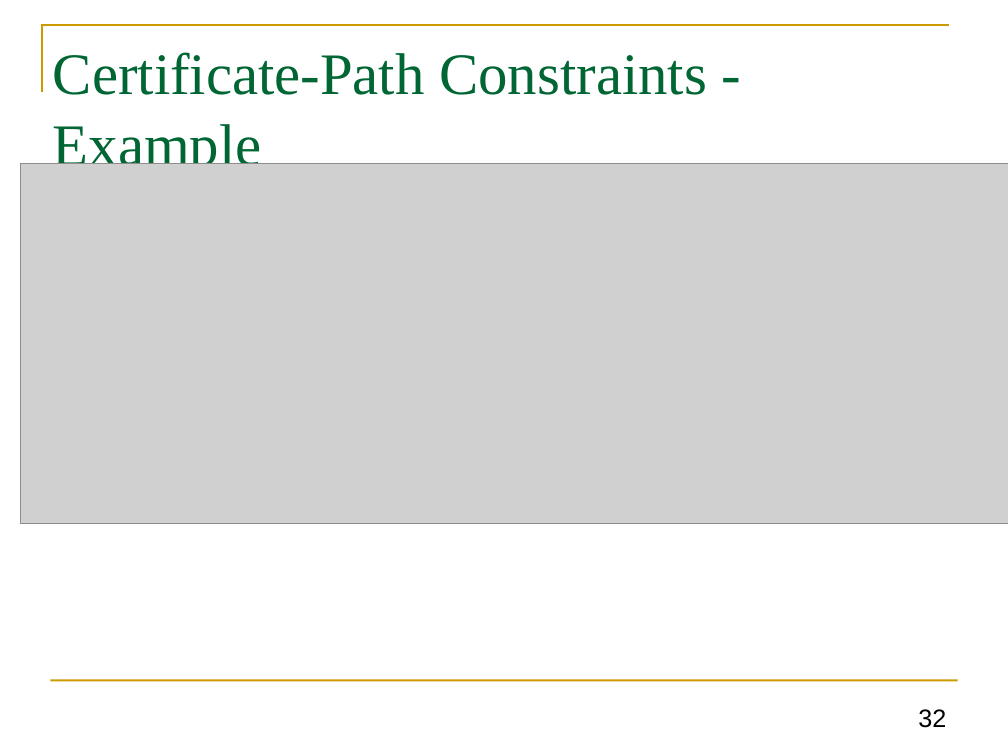
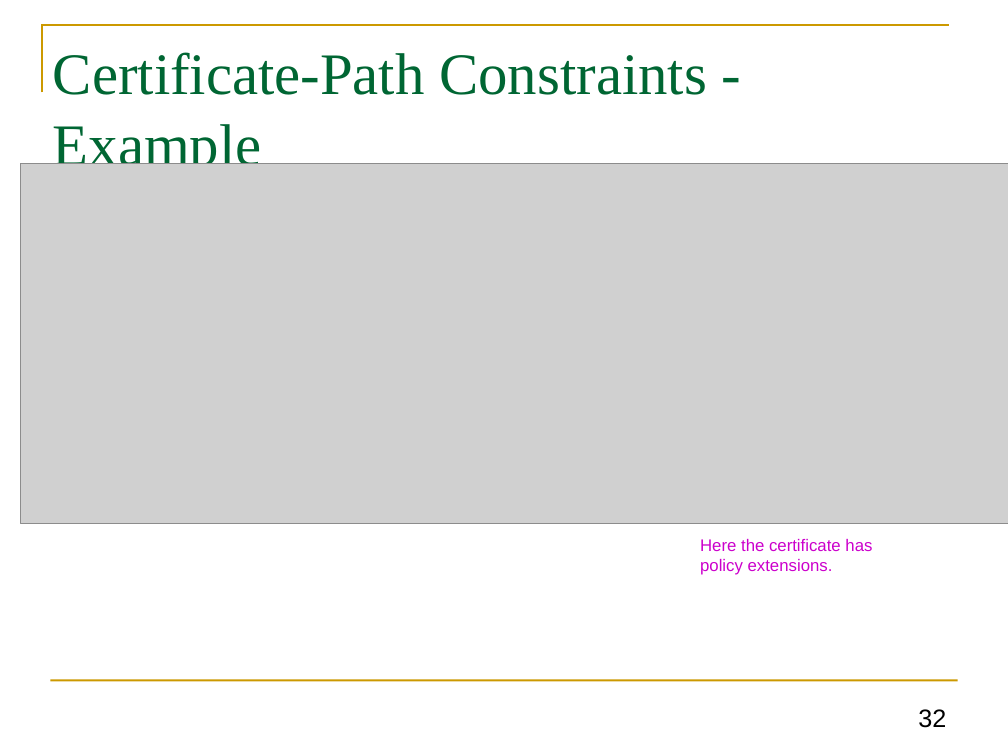
Before and after one commit to GhadaAlmashaqbeh/GhadaAlmashaqbeh.github.io, a slide deck: slide 32 of courses/cse3400-s2021/lecture12.pptx. Drawn at 1008x756 pixels with LibreOffice and Linux fonts; fonts in the diff are those of the drawing; grey boxes stand for pictures. Boxes give left, top, right and bottom in pixels: in the first picture for what was removed or moved away, otherwise in the second. Text is boxed around its words. In the diff, an @@ line names an element or a change of style, - is before the commit and + after.

```diff
--- a/courses/cse3400-s2021/lecture12.pptx
+++ b/courses/cse3400-s2021/lecture12.pptx
@@ text added at <box>700,539,872,575</box>, 12 pt, text #CC00CC @@
+Here the certificate has policy extensions.
```
Also in this commit, not shown: 8 other slides changed, 3 other files.
